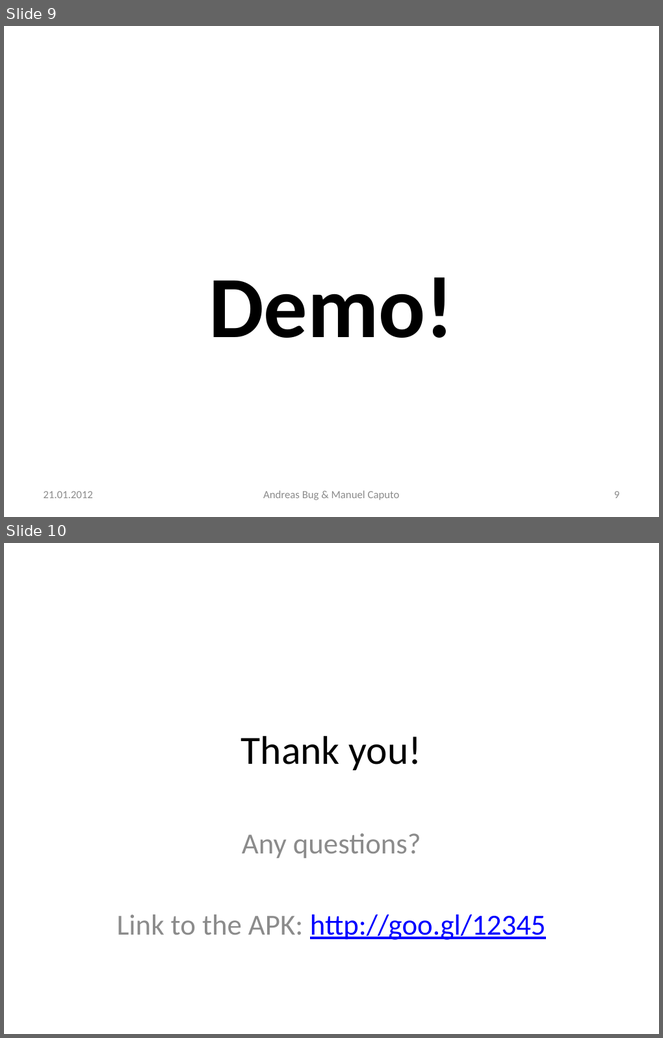
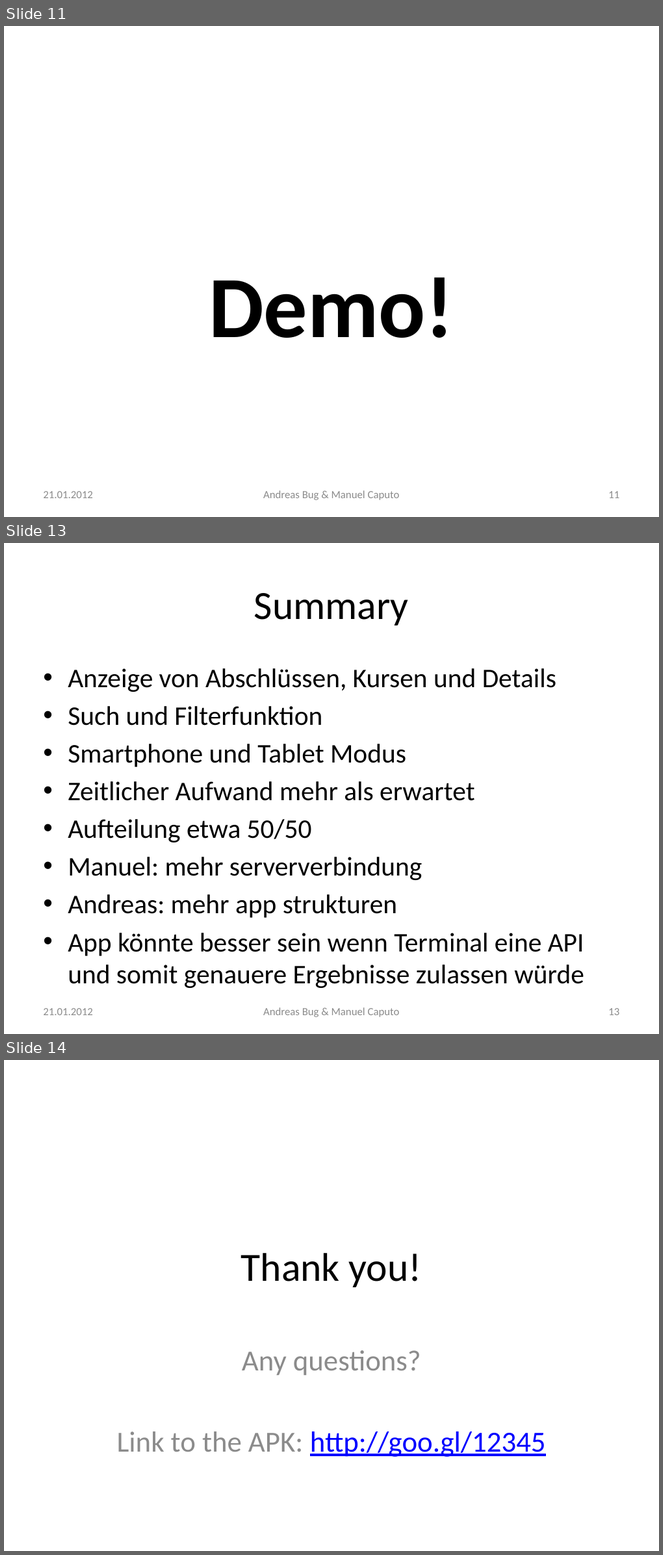
Before and after one commit to n0rf/htwg-grade-app, a slide deck: docs/notenapp-praesi.pptx. Shown one above the other, each under a label of ours: slides 9 and 10 before the commit, slides 11, 13 and 14 after it; the slides between them are not shown. The pictures are 663x1038 and 663x1555 pixels, drawn with LibreOffice and Linux fonts; fonts in the diff are those of the drawing. Boxes give left, top, right and bottom in pixels: in the first picture for what was removed or moved away, otherwise in the second. Text is boxed around its words. In the diff, an @@ line names an element or a change of style, - is before the commit and + after.

```diff
--- a/docs/notenapp-praesi.pptx
+++ b/docs/notenapp-praesi.pptx
@@ slide 13 added at (x1=4, y1=543, x2=659, y2=1034), background #FFFFFF @@
@@ title added at (x1=254, y1=593, x2=409, y2=626), 44 pt, text #000000 @@
+Summary
@@ text added at (x1=68, y1=668, x2=584, y2=988), 29.6 pt, text #000000 @@
+• Anzeige von Abschlüssen, Kursen und Details
+• Such und Filterfunktion
+• Smartphone und Tablet Modus
+• Zeitlicher Aufwand mehr als erwartet
+• Aufteilung etwa 50/50
+• Manuel: mehr serververbindung
+• Andreas: mehr app strukturen
+• App könnte besser sein wenn Terminal eine API und somit genauere Ergebnisse zulassen würde
@@ text added at (x1=43, y1=1008, x2=92, y2=1016), 12 pt, text #8C8C8C @@
+21.01.2012
@@ text added at (x1=263, y1=1008, x2=400, y2=1017), 12 pt, text #8C8C8C @@
+Andreas Bug & Manuel Caputo
@@ page number added at (x1=608, y1=1008, x2=620, y2=1016), 12 pt, text #8C8C8C @@
+13
@@ what was slide 9 is now slide 11 @@
@@ page number at (x1=608, y1=491, x2=620, y2=499): text changed @@
-9
+11
@@ what was slide 10 is now slide 14 @@
```
Also in this commit, not shown: 3 slides changed, 3 other slides added, 2 other files.
